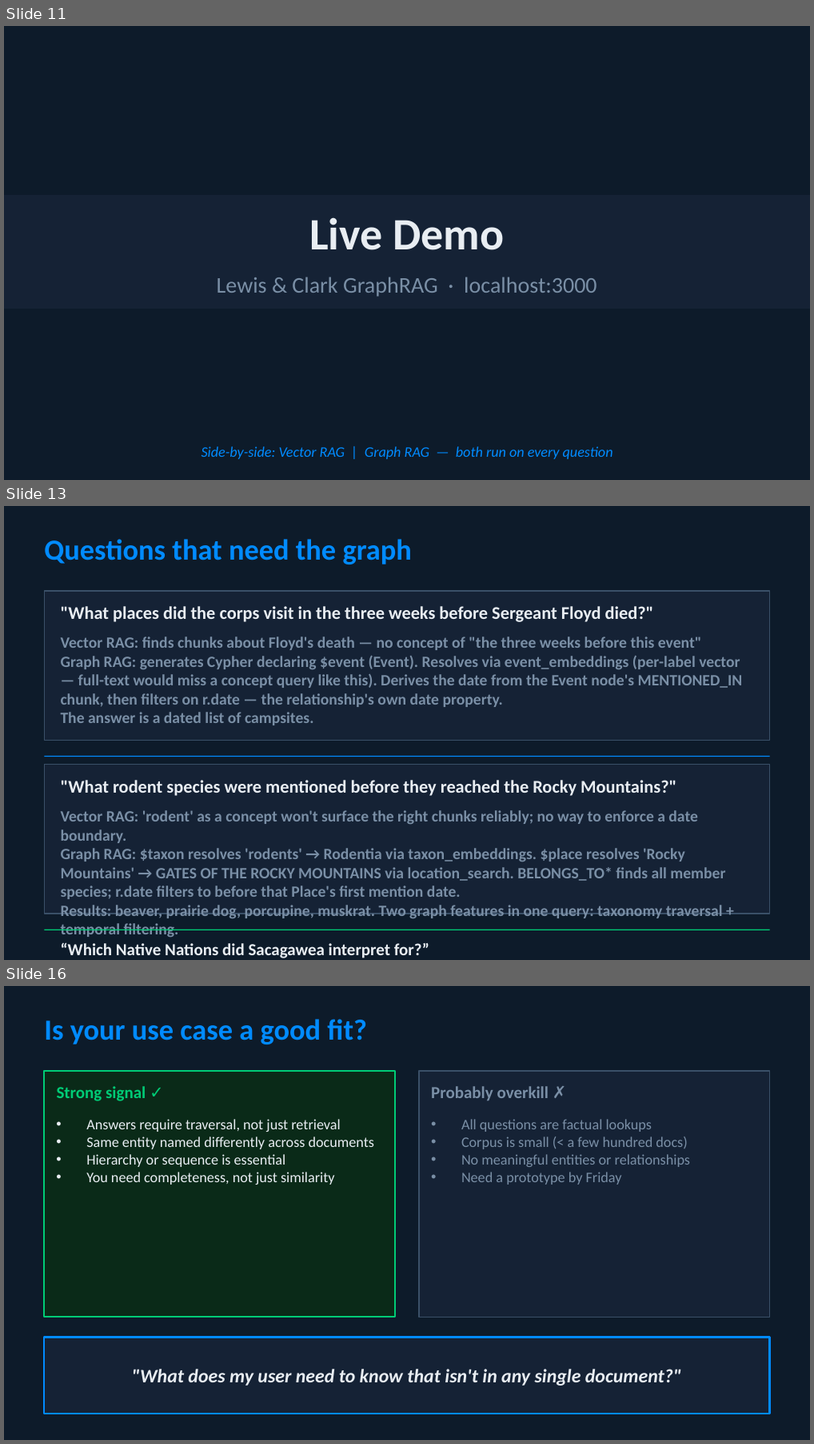
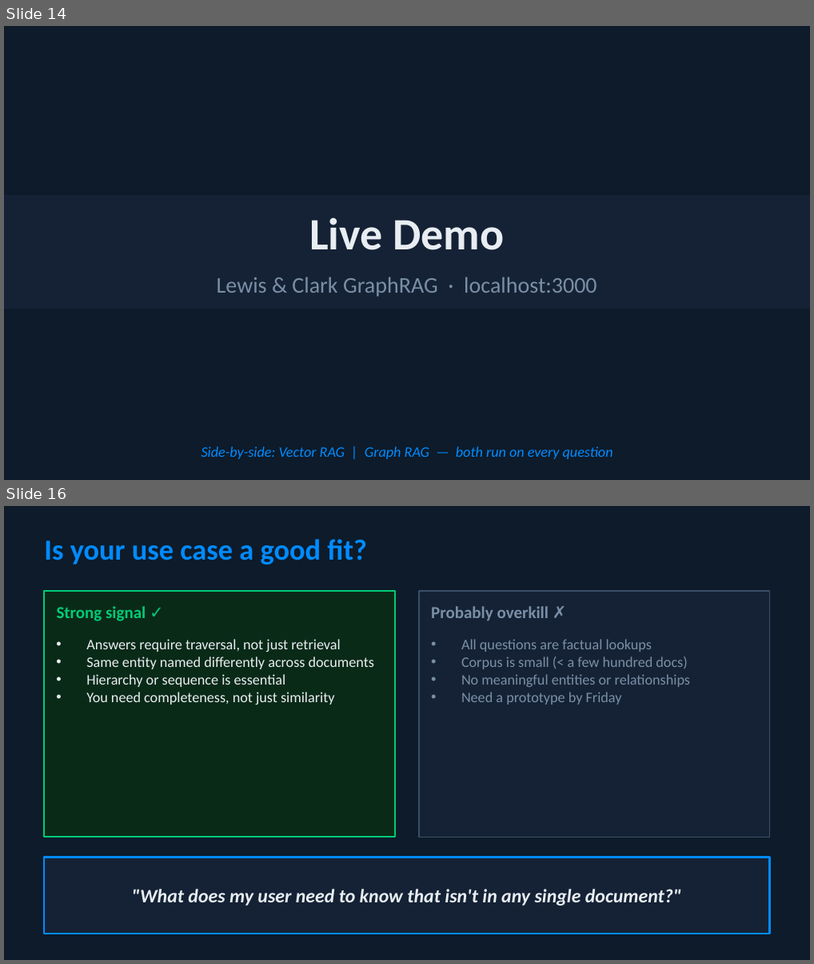
Before and after one commit to smithna/corps-of-discovery-graph-rag, a slide deck: docs/rag_relationship_problem.pptx. Shown one above the other, each under a label of ours: slides 11, 13 and 16 before the commit, slides 14 and 16 after it; the slides between them are not shown. The pictures are 814x1444 and 814x964 pixels, drawn with LibreOffice and Linux fonts; fonts in the diff are those of the drawing. Boxes give left, top, right and bottom in pixels: in the first picture for what was removed or moved away, otherwise in the second. Text is boxed around its words. In the diff, an @@ line names an element or a change of style, - is before the commit and + after.

```diff
--- a/docs/rag_relationship_problem.pptx
+++ b/docs/rag_relationship_problem.pptx
@@ slide 13 removed at (4,506,810,960), background #0D1B2A @@
@@ text removed at (44,539,412,564) @@
-Questions that need the graph
@@ rectangle removed at (44,591,770,740) @@
@@ text removed at (61,606,654,622) @@
-"What places did the corps visit in the three weeks before Sergeant Floyd died?"
@@ text removed at (61,636,743,725) @@
-Vector RAG: finds chunks about Floyd's death — no concept of "the three weeks before this event"
-Graph RAG: generates Cypher declaring $event (Event). Resolves via event_embeddings (per-label vector — full-text would miss a concept query like this). Derives the date from the Event node's MENTIONED_IN chunk, then filters on r.date — the relationship's own date property.
-The answer is a dated list of campsites.
@@ line removed from (44, 756) to (770, 756) @@
@@ rectangle removed at (44,764,770,913) @@
@@ text removed at (61,780,677,796) @@
-"What rodent species were mentioned before they reached the Rocky Mountains?"
@@ text removed at (61,810,726,936) @@
-Vector RAG: 'rodent' as a concept won't surface the right chunks reliably; no way to enforce a date boundary.
-Graph RAG: $taxon resolves 'rodents' → Rodentia via taxon_embeddings. $place resolves 'Rocky Mountains' → GATES OF THE ROCKY MOUNTAINS via location_search. BELONGS_TO* finds all member species; r.date filters to before that Place's first mention date.
-Results: beaver, prairie dog, porcupine, muskrat. Two graph features in one query: taxonomy traversal + temporal filtering.
@@ line removed from (44, 929) to (770, 929) @@
@@ text removed at (61,942,430,958) @@
-“Which Native Nations did Sacagawea interpret for?”
@@ what was slide 11 is now slide 14 @@
```
Also in this commit, not shown: 11 slides changed, 3 slides added, 2 other slides removed.
